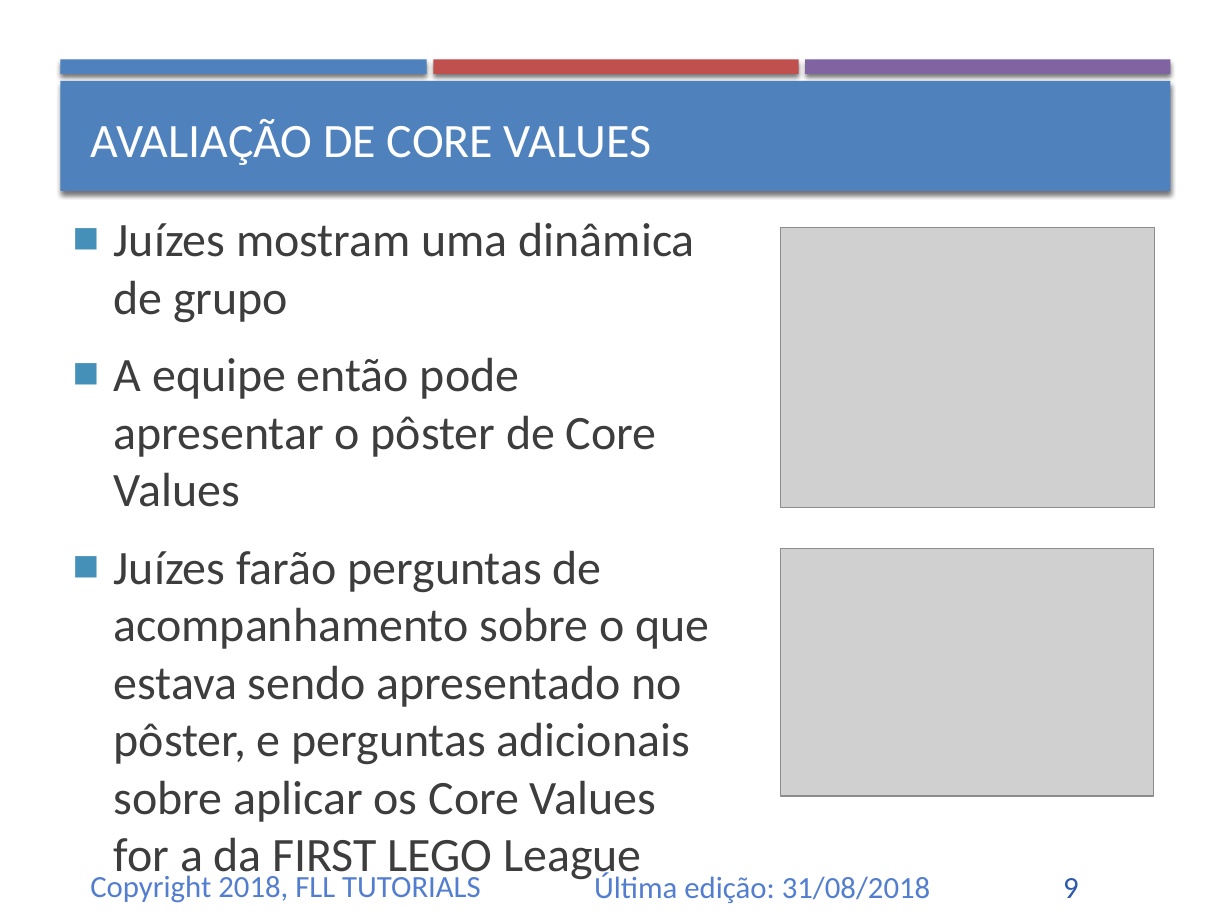
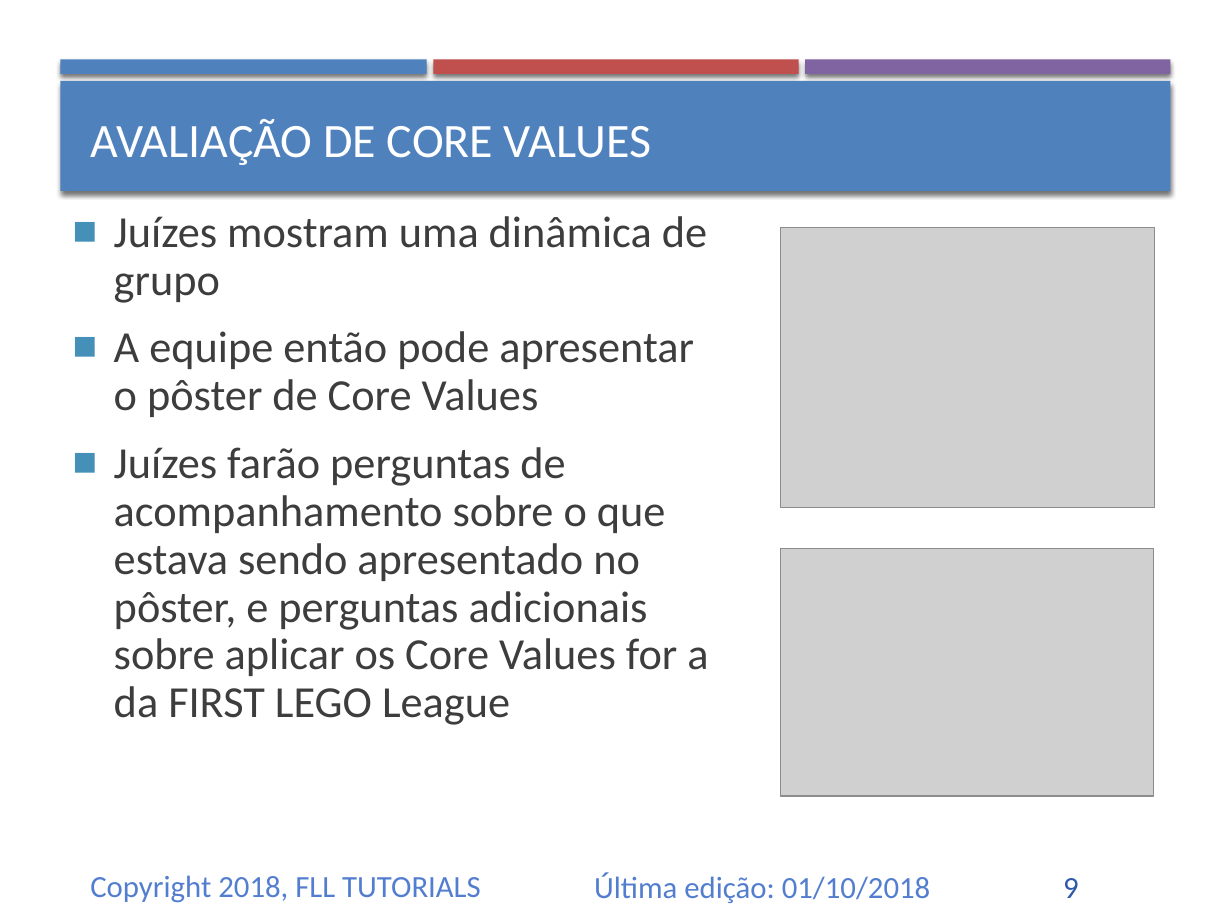
Before and after one commit to ev3lessons/FLL-Tutorials, a slide deck: slide 9 of translations/pt-br/CoreValues/IntroducaoaosCoreValues.pptx. Drawn at 1232x924 pixels with LibreOffice and Linux fonts; fonts in the diff are those of the drawing; grey boxes stand for pictures. Boxes give left, top, right and bottom in pixels: in the first picture for what was removed or moved away, otherwise in the second. Text is boxed around its words. In the diff, an @@ line names an element or a change of style, - is before the commit and + after.

```diff
--- a/translations/pt-br/CoreValues/IntroducaoaosCoreValues.pptx
+++ b/translations/pt-br/CoreValues/IntroducaoaosCoreValues.pptx
@@ text "Juízes mostram uma dinâmica de ..." at (114, 216, 708, 725): size 28 to 25.9 pt; line spacing 1 to 0.9 @@
@@ text at (594, 872, 930, 903): text changed @@
-Última edição: 31/08/2018
+Última edição: 01/10/2018
```
Also in this commit, not shown: 9 other slides changed, 9 other files.
